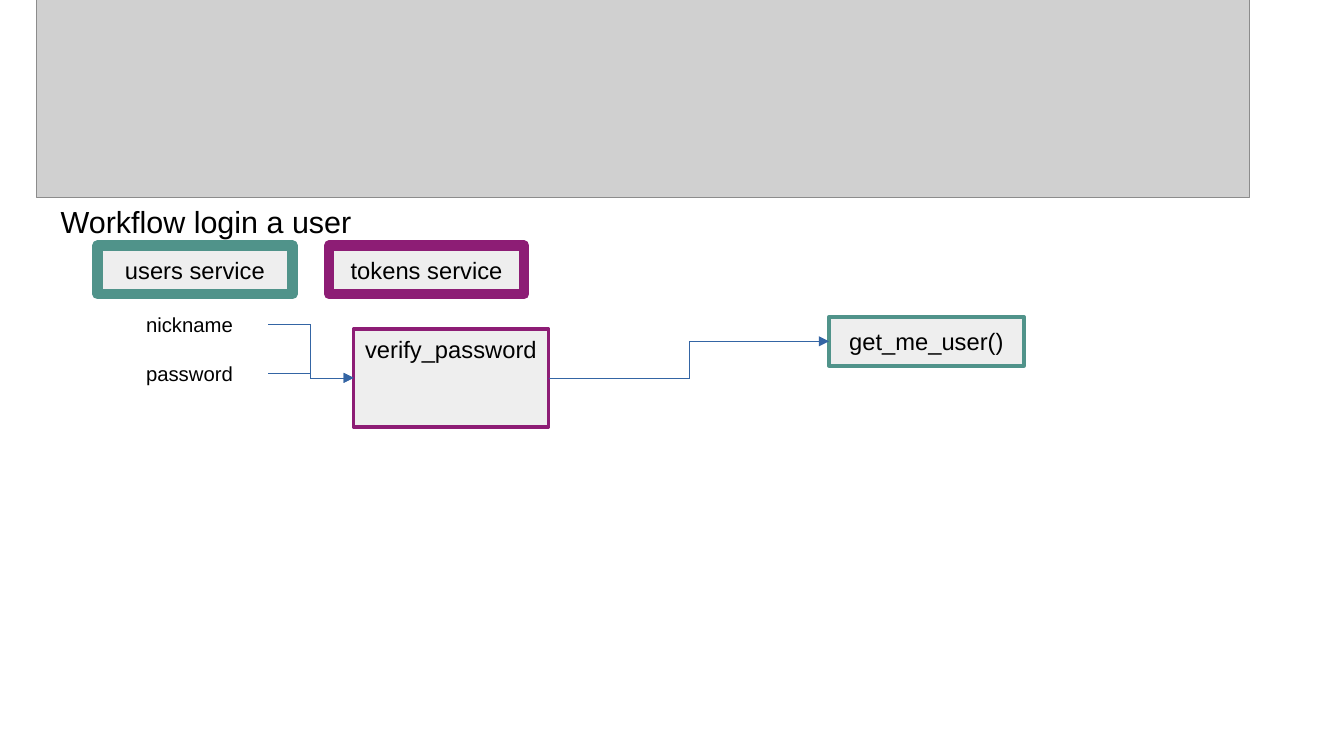
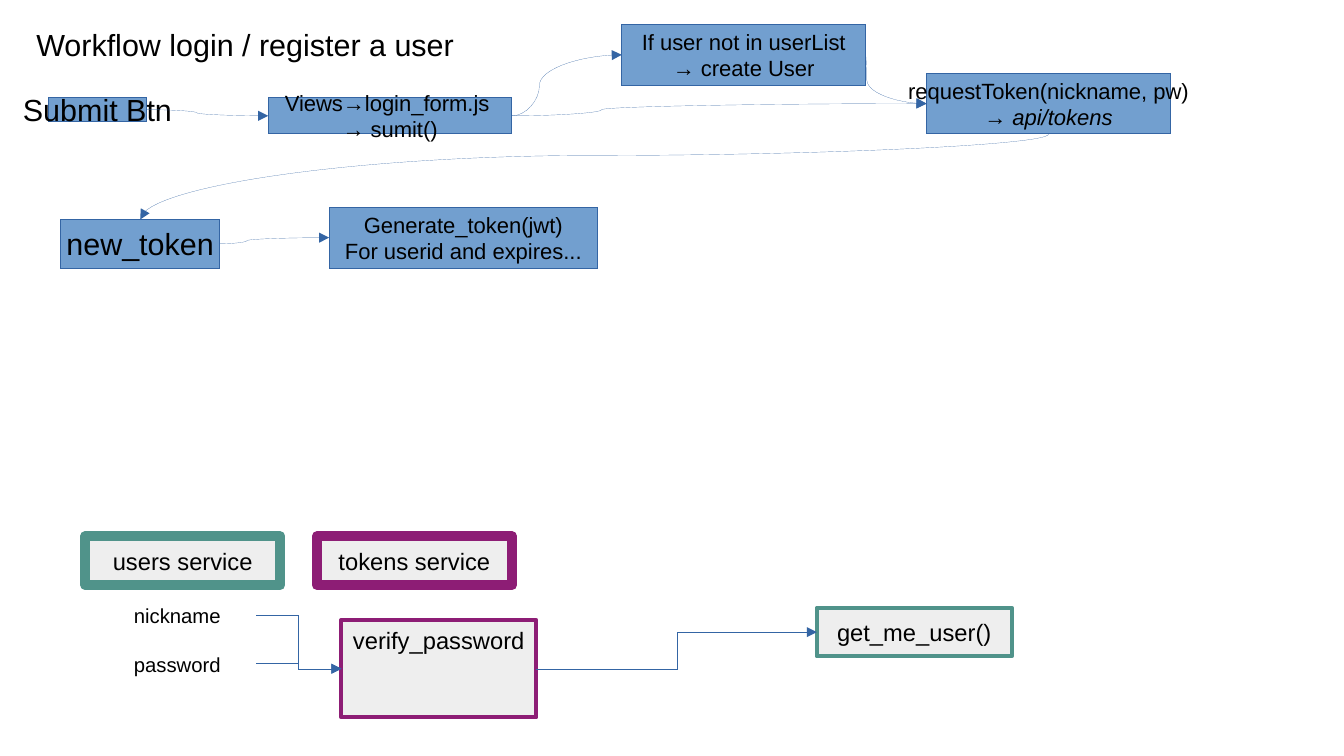
Before and after one commit to CesMak/microflack_admin, a slide deck: slide 3 of docu/praesi.odp. Drawn at 1344x756 pixels with LibreOffice and Linux fonts; fonts in the diff are those of the drawing; grey boxes stand for pictures. Boxes give left, top, right and bottom in pixels: in the first picture for what was removed or moved away, otherwise in the second. Text is boxed around its words. In the diff, an @@ line names an element or a change of style, - is before the commit and + after.

```diff
--- a/docu/praesi.odp
+++ b/docu/praesi.odp
@@ picture removed at box(37, 0, 1250, 198) @@
@@ rectangle added at box(622, 24, 866, 85), fill #729FCF, outline #3465A4 0 pt, 13 pt, text #000000 @@
+If user not in userList
+→ create User
@@ text at box(36, 34, 454, 62): text changed @@
-Workflow login a user
+Workflow login / register a user
@@ curved arrow added from (512, 116) to (622, 55), #3465A4 0 pt @@
@@ curved arrow added from (866, 55) to (927, 104), #3465A4 0 pt @@
@@ rectangle added at box(927, 73, 1171, 134), fill #729FCF, outline #3465A4 0 pt, 13 pt, text #000000 @@
+requestToken(nickname, pw)
+→ api/tokens
@@ rectangle added at box(49, 98, 146, 122), fill #729FCF, outline #3465A4 0 pt, 18 pt, text #000000 @@
+Submit Btn
@@ curved arrow added from (146, 110) to (268, 116), #3465A4 0 pt @@
@@ rectangle added at box(268, 98, 512, 134), fill #729FCF, outline #3465A4 0 pt, 13 pt, text #000000 @@
+Views→login_form.js
+→ sumit()
@@ curved arrow added from (512, 116) to (927, 104), #3465A4 0 pt @@
@@ curved arrow added from (1049, 134) to (140, 220), #3465A4 0 pt @@
@@ rectangle added at box(329, 207, 598, 268), fill #729FCF, outline #3465A4 0 pt, 13 pt, text #000000 @@
+Generate_token(jwt)
+For userid and expires...
@@ rectangle added at box(61, 220, 220, 268), fill #729FCF, outline #3465A4 0 pt, 18 pt, text #000000 @@
+new_token
@@ curved arrow added from (220, 244) to (329, 238), #3465A4 0 pt @@
@@ rectangle "users service": place and size @@
-rectangle "users service" at box(98, 245, 293, 294)
+rectangle "users service" at box(85, 537, 281, 585)
@@ rectangle "verify_password": place and size @@
-rectangle "verify_password" at box(354, 329, 549, 427)
+rectangle "verify_password" at box(341, 621, 537, 718)
@@ 3 elbow arrows, 2 texts, 2 rectangles: place and size @@
-3 elbow arrows, 2 texts, 2 rectangles at box(146, 245, 1024, 386)
+3 elbow arrows, 2 texts, 2 rectangles at box(134, 537, 1012, 677)
```
Also in this commit, not shown: 1 other slide changed, 3 slides added, 1 slide removed, 3 other files.
